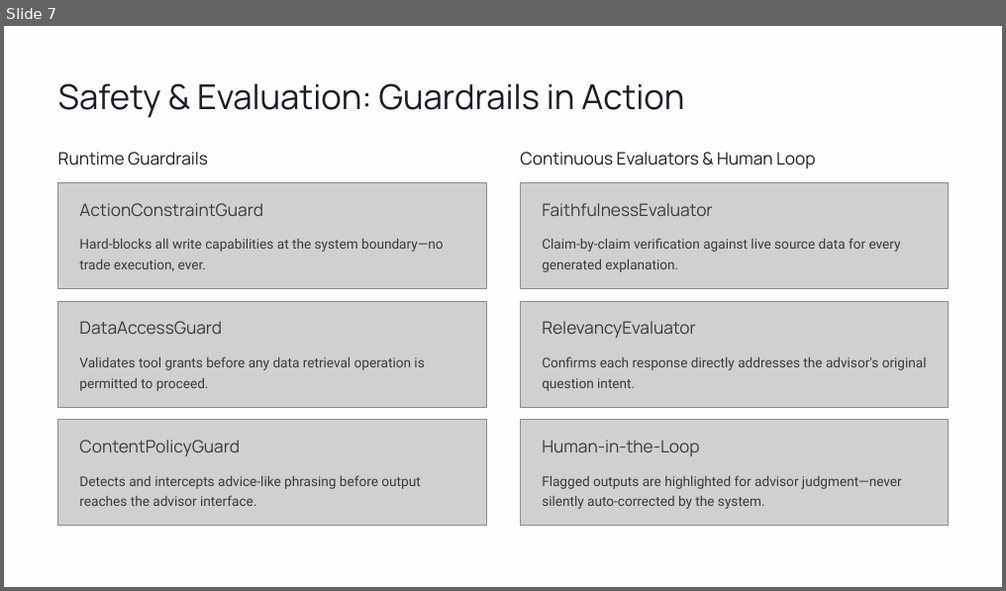
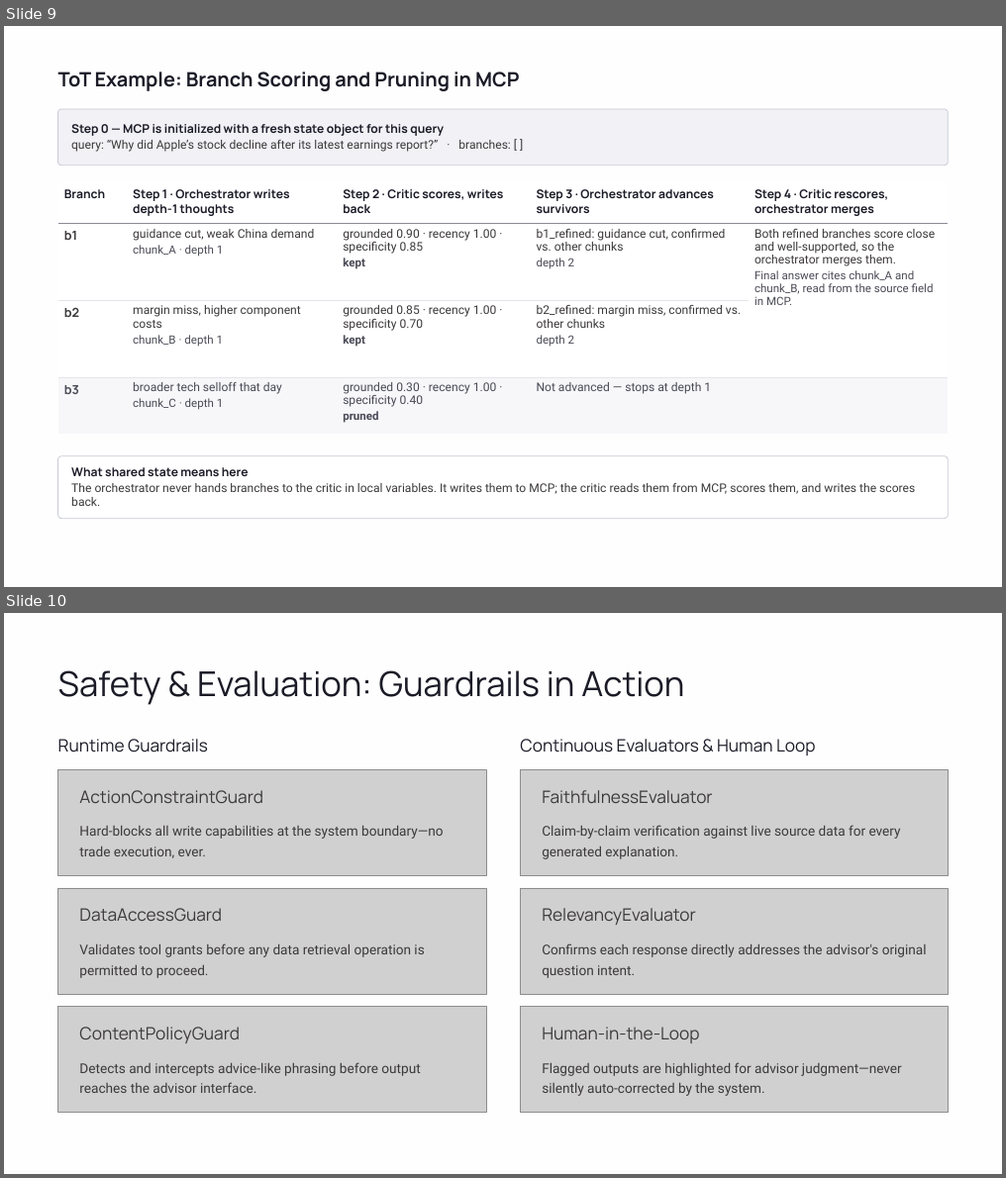
Before and after one commit to Irving0904/MarketForecastor, a slide deck: docs/market_forecaster_architecture.pptx. Shown one above the other, each under a label of ours: slide 7 before the commit, slides 9 and 10 after it. The pictures are 1006x591 and 1006x1178 pixels, drawn with LibreOffice and Linux fonts; fonts in the diff are those of the drawing; grey boxes stand for pictures. Boxes give left, top, right and bottom in pixels: in the first picture for what was removed or moved away, otherwise in the second. Text is boxed around its words. In the diff, an @@ line names an element or a change of style, - is before the commit and + after.

```diff
--- a/docs/market_forecaster_architecture.pptx
+++ b/docs/market_forecaster_architecture.pptx
@@ slide 9 added at <box>4,26,1002,587</box>, background #FFFFFF; not listed: 2 template elements that a slide beside it also shows @@
@@ text added at <box>58,72,519,91</box>, 19 pt, text #1B1B27, bold @@
+ToT Example: Branch Scoring and Pruning in MCP
@@ rounded rectangle added at <box>57,109,948,166</box>, fill #F1F1F6, outline #C9CBD6 0.75 pt, 11.5 pt, text #3C3939 @@
+Step 0 — MCP is initialized with a fresh state object for this query
+query: “Why did Apple’s stock decline after its latest earnings report?” · branches: [ ]
@@ table added at <box>57,181,948,433</box>, 4 rows, 5 columns @@
+Branch | Step 1 · Orchestrator writes depth-1 thoughts | Step 2 · Critic scores, writes back | Step 3 · Orchestrator advances survivors | Step 4 · Critic rescores, orchestrator merges
+b1 | guidance cut, weak China demand / chunk_A · depth 1 | grounded 0.90 · recency 1.00 · specificity 0.85 / kept | b1_refined: guidance cut, confirmed vs. other chunks / depth 2 | Both refined branches score close and well-supported, so the orchestrator merges them. / Final answer cites chunk_A and chunk_B, read from the source field in MCP.
+b2 | margin miss, higher component costs / chunk_B · depth 1 | grounded 0.85 · recency 1.00 · specificity 0.70 / kept | b2_refined: margin miss, confirmed vs. other chunks / depth 2 | 
+b3 | broader tech selloff that day / chunk_C · depth 1 | grounded 0.30 · recency 1.00 · specificity 0.40 / pruned | Not advanced — stops at depth 1 | 
@@ rounded rectangle added at <box>57,457,948,519</box>, fill #FFFFFF, outline #C9CBD6 0.75 pt, 11.5 pt, text #3C3939 @@
+What shared state means here
+The orchestrator never hands branches to the critic in local variables. It writes them to MCP; the critic reads them from MCP, scores them, and writes the scores back.
@@ what was slide 7 is now slide 10 @@
```
Also in this commit, not shown: 2 slides changed, 7 other slides added, 4 slides removed.
